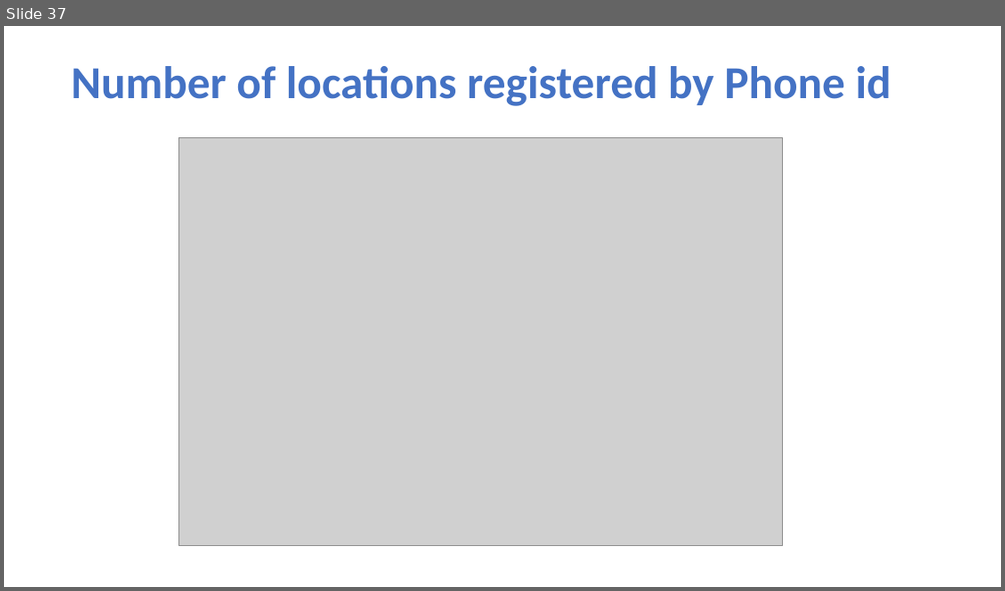
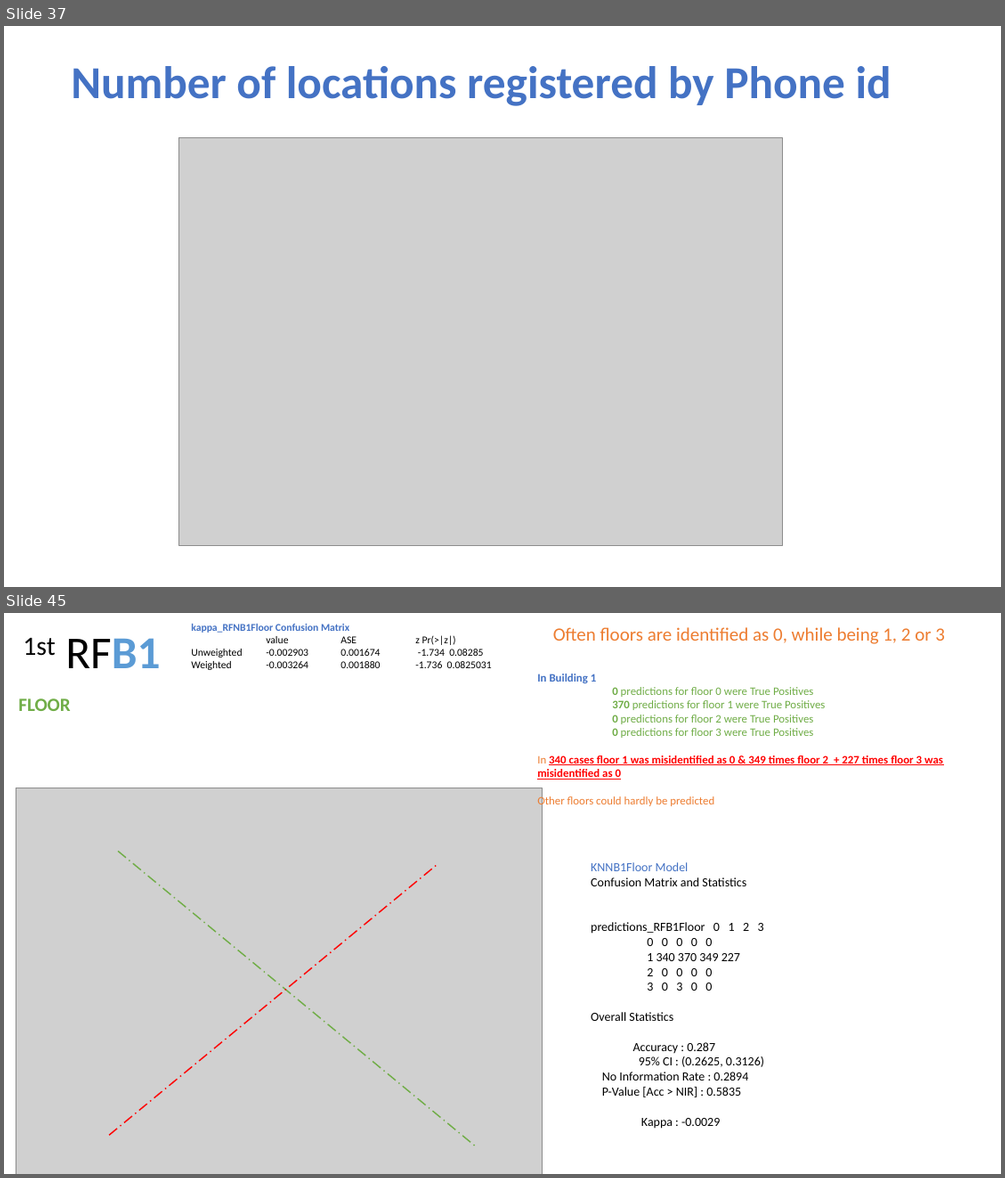
Before and after one commit to NatasjaFortuin/Wifi-locationing, a slide deck: Data etc/Log.pptx. Shown one above the other, each under a label of ours: slide 37 before the commit, slides 37 and 45 after it; the slides between them are not shown. The pictures are 1005x591 and 1005x1178 pixels, drawn with LibreOffice and Linux fonts; fonts in the diff are those of the drawing; grey boxes stand for pictures. Boxes give left, top, right and bottom in pixels: in the first picture for what was removed or moved away, otherwise in the second. Text is boxed around its words. In the diff, an @@ line names an element or a change of style, - is before the commit and + after.

Commit message:
predict_validation

```diff
--- a/Data etc/Log.pptx
+++ b/Data etc/Log.pptx
@@ slide 45 added at box(4, 613, 1001, 1174), background #FFFFFF @@
@@ title added at box(23, 638, 160, 668), 44 pt, text #000000 @@
+1st RFB1
@@ text added at box(191, 624, 492, 670), 10 pt, text #000000 @@
+kappa_RFNB1Floor Confusion Matrix
+    value ASE z Pr(>|z|)
+    Unweighted -0.002903 0.001674 -1.734 0.08285
+    Weighted -0.003264 0.001880 -1.736 0.0825031
@@ text added at box(553, 627, 945, 644), 18 pt, text #ED7D31 @@
+Often floors are identified as 0, while being 1, 2 or 3
@@ text added at box(537, 674, 943, 809), 11 pt, text #70AD47 @@
+In Building 1
+0 predictions for floor 0 were True Positives
+370 predictions for floor 1 were True Positives
+0 predictions for floor 2 were True Positives
+0 predictions for floor 3 were True Positives
+In 340 cases floor 1 was misidentified as 0 & 349 times floor 2 + 227 times floor 3 was misidentified as 0
+Other floors could hardly be predicted
@@ text added at box(18, 698, 70, 711), 18 pt, text #70AD47, bold @@
+FLOOR
@@ picture added at box(16, 788, 542, 1174) @@
@@ line added from (118, 851) to (477, 1147), #70AD47 1.25 pt dashed @@
@@ line added from (109, 1135) to (438, 863), #FF0000 1.25 pt dashed @@
@@ text added at box(591, 862, 764, 1128), 12 pt, text #000000 @@
+KNNB1Floor Model
+Confusion Matrix and Statistics
+predictions_RFB1Floor 0 1 2 3
+0 0 0 0 0
+1 340 370 349 227
+2 0 0 0 0
+3 0 3 0 0
+Overall Statistics
+Accuracy : 0.287
+95% CI : (0.2625, 0.3126)
+No Information Rate : 0.2894
+P-Value [Acc > NIR] : 0.5835
+Kappa : -0.0029
```
Also in this commit, not shown: 11 other slides added, 12 other files.
